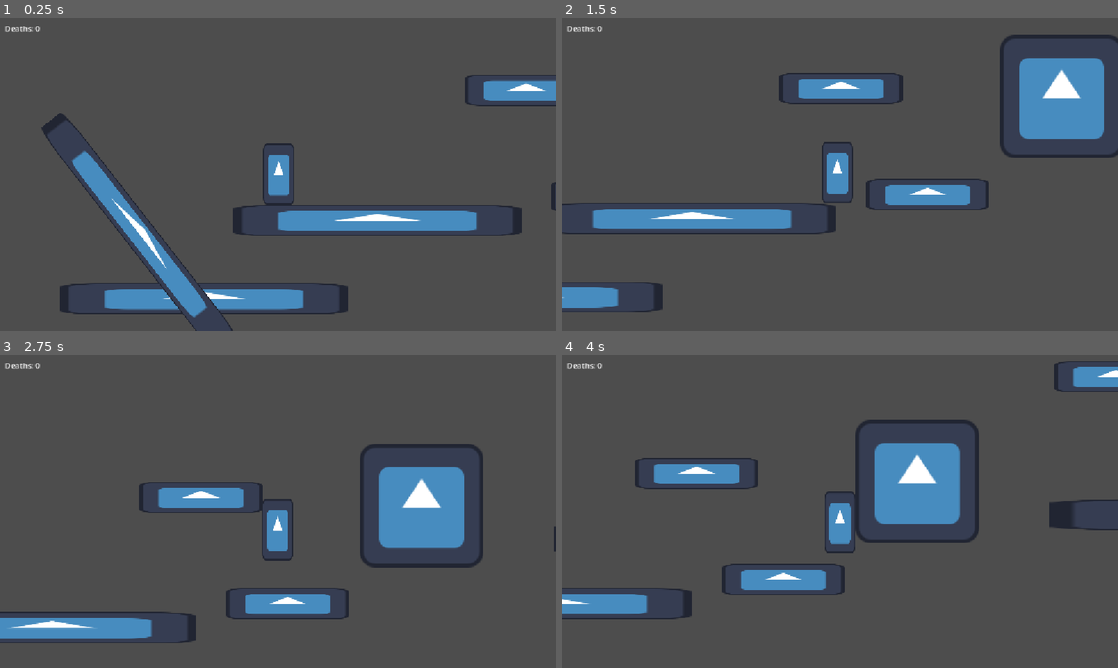
Above: before the commit, frames 1-4 (two rows, left to right).
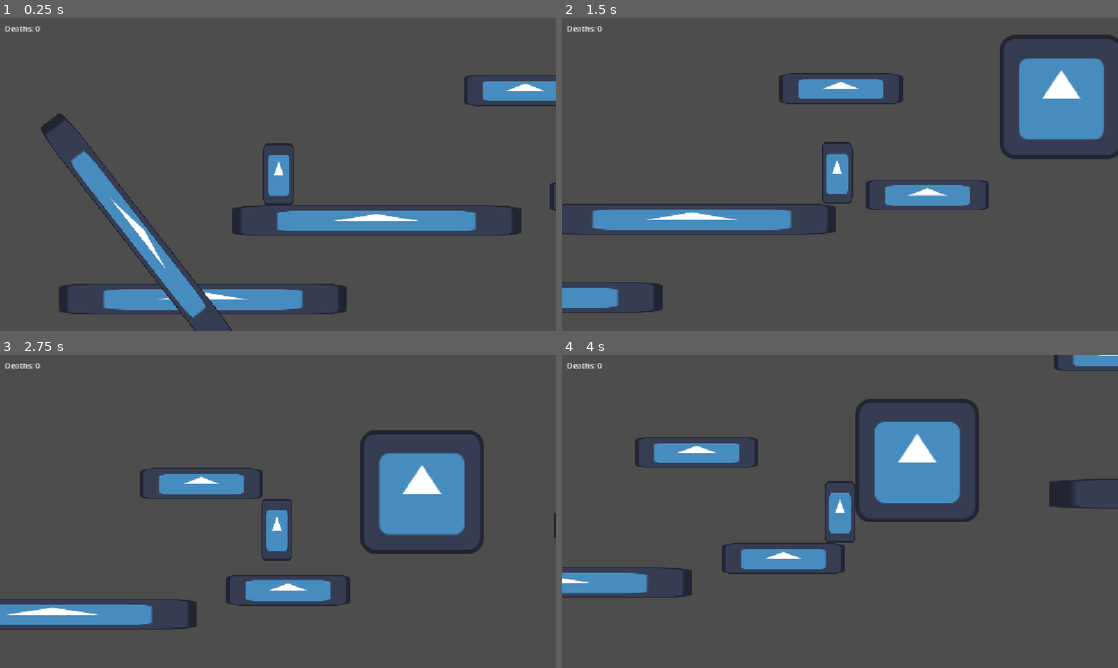
Above: after the commit, the same moments.

Repository: lmg-abe/runny-nose
Game: Godot game, scene res://main.tscn
The game is run twice, just before and just after one commit, with the same random seed, the same clock (stepped at 60 frames per second) and the same inputs. The engine's default icon, where the game draws it, is replaced by a stand-in: a white triangle on a blue panel in a dark square.
Inputs:
- Up to frame 1 (0.25 s): no input
- Up to frame 2 (1.5 s): hold Space (jump) 0.53-1.28 s; hold D (move_right) from 0.53 s (still down); tap 2 (dash) at 1.35 s
- Up to frame 3 (2.75 s): tap Space (jump) at 1.52, 1.55, 1.82 s; release D (move_right) at 2.03 s; hold A (move_left) from 2.03 s (still down); hold Space (jump) from 2.03 s (still down); tap 1 (sneeze) at 2.1 s
- Up to frame 4 (4 s): release A (move_left) at 2.78 s; release Space (jump) at 2.78 s; hold D (move_right) from 2.78 s (still down); tap Space (jump) at 2.85, 3.02, 3.32 s; hold Space (jump) from 3.53 s (still down); tap 2 (dash) at 3.6 s

The runs differ from the first frame. In frame 1, 1.4% of the frame differs, in the area x 7-100%, y 19-100%; in frame 2, 1.4%; in frame 3, 9.7%; in frame 4, 13%, in the area x 0-100%, y 0-85%.

Commit message:
long jump

Diff:
--- a/main.tscn
+++ b/main.tscn
@@ -84,7 +84,7 @@
 scale = Vector2(9.345, 1)
 
 [node name="Runny" parent="." unique_id=1298635211 instance=ExtResource("2_1bvp3")]
-position = Vector2(898, 66)
+position = Vector2(902, 7)
 floor_max_angle = 1.4067354
 script = ExtResource("3_lquwl")
 playerSpeed = 150
--- a/player_movement.gd
+++ b/player_movement.gd
@@ -4,11 +4,13 @@
 @export var friction : float = 0.8
 @export var dashSpeed : int = 2000
 @export var gravity : int = 100
-@export var jumpSpeed : int = 1500
+@export var jumpSpeed : int = 1200
 @export var secondJumpSpeed : int = 2000
 @export var maxRise : int = -2000
+@export var jumpRiseTime : int = 12
 var canSneeze : bool = false
 var canDash : bool = false
+var jumpTimer : int = -1
 
 func _physics_process(delta: float) -> void:
 	velocity.x += Input.get_axis("move_left","move_right") * playerSpeed
@@ -21,8 +23,14 @@
 		if velocity.y > 0 :
 			velocity.y = 0
 		canDash = false
+	if !Input.is_action_pressed("jump") or is_on_floor() or jumpTimer > jumpRiseTime:
+		jumpTimer=-1
 	if Input.is_action_just_pressed("jump") and is_on_floor():
+		jumpTimer+=1
+	if jumpTimer>-1:
 		velocity.y=-jumpSpeed
+		jumpTimer+=1
+
 	if canSneeze and Input.is_action_just_pressed("sneeze") :
 		if velocity.y > 0 :
 			velocity.y = 0
